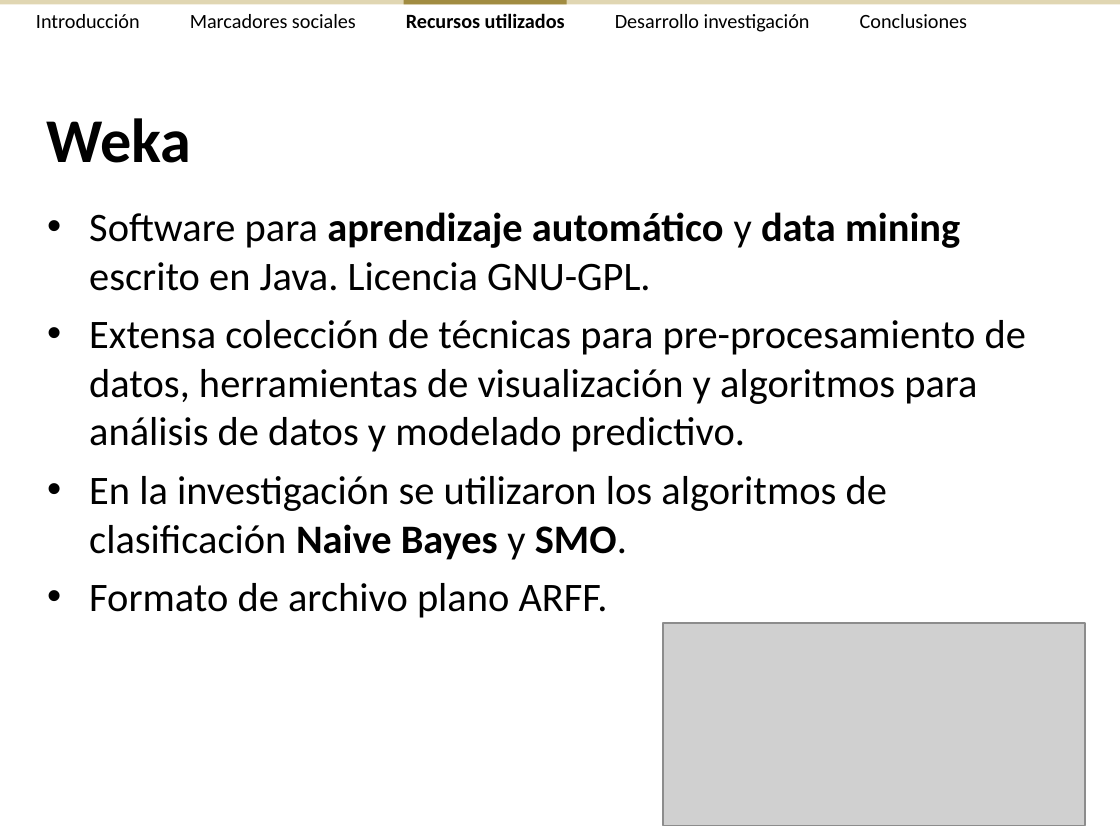
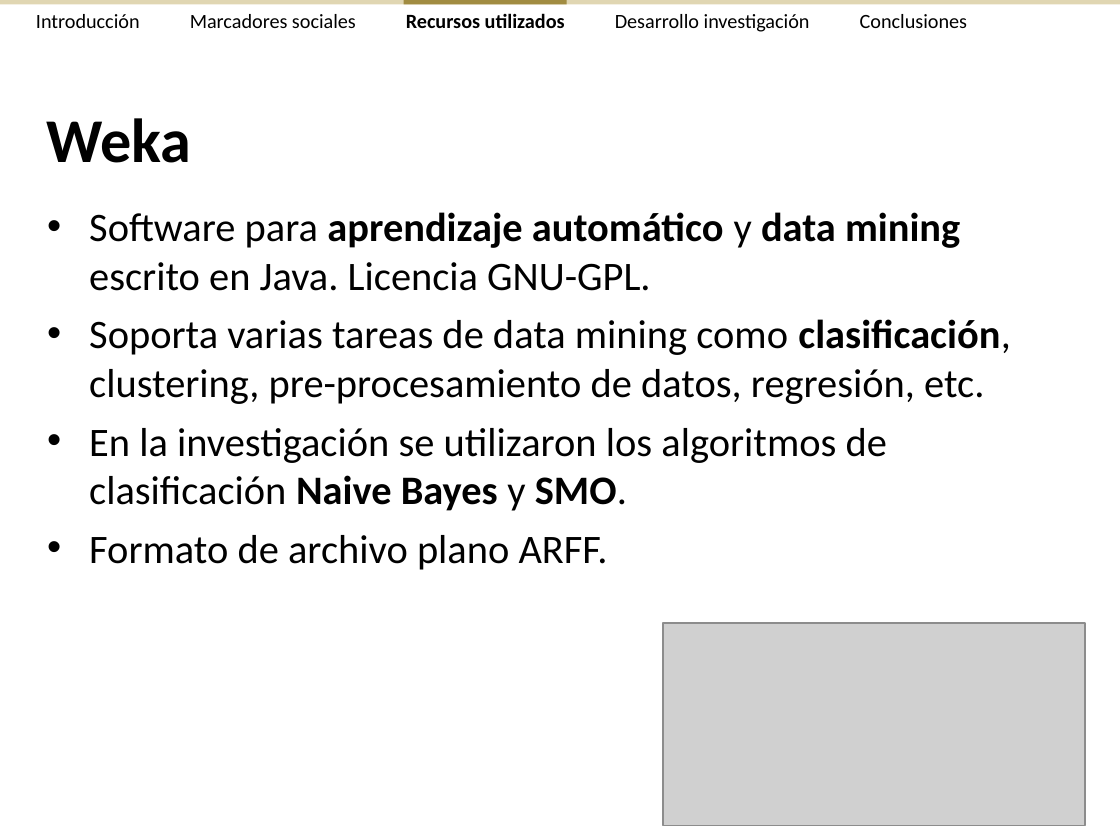
Before and after one commit to ak907kenai/nicotournetesis, a slide deck: slide 18 of docs_trunk/Presentación/Nicolás Tourné - Presentación Tesis (v2.4).ppt. Drawn at 1120x840 pixels with LibreOffice and Linux fonts; fonts in the diff are those of the drawing; grey boxes stand for pictures. Boxes give left, top, right and bottom in pixels: in the first picture for what was removed or moved away, otherwise in the second. Text is boxed around its words. In the diff, an @@ line names an element or a change of style, - is before the commit and + after.

```diff
--- a/docs_trunk/Presentación/Nicolás Tourné - Presentación Tesis (v2.4).ppt
+++ b/docs_trunk/Presentación/Nicolás Tourné - Presentación Tesis (v2.4).ppt
@@ text at [89,319,1011,404]: text changed @@
-• Extensa colección de técnicas para pre-procesamiento de datos, herramientas de visualización y algoritmos para análisis de datos y modelado predictivo.
+• Soporta varias tareas de data mining como clasificación,
+  clustering, pre-procesamiento de datos, regresión, etc.
```
Also in this commit, not shown: 13 other slides changed, 1 other file.
